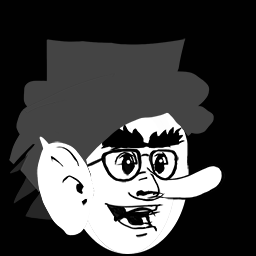
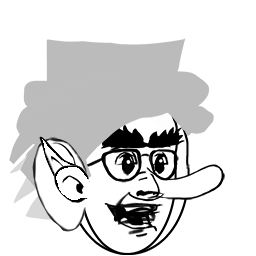
The second 256×256 image is a revision of the first. Changes to its layers:
painted on "ear 1" over [54, 165, 89, 203]
painted on "ear 2 elf" over [39, 136, 90, 203]
renamed "ear 1 dumbo" to "ear 3 dumbo", painted on it over [32, 137, 95, 236]
renamed "hair1" to "hair 1", painted on it over [46, 63, 199, 180]
painted on "hair 2" over [9, 70, 187, 223]
renamed "hair1 flat top" to "hair 3 flat top", painted on it over [46, 38, 186, 180]
renamed "hair1 curly" to "hair 4 curly", painted on it over [16, 50, 214, 184]
painted on "nose 1" over [128, 186, 138, 197]
renamed "Layer 1" to "mouth 4 angry", moved it above "base 1", painted on it over [0, 0, 256, 256]
painted on "base 1" over [71, 93, 178, 255]
painted on "base 2" over [57, 93, 190, 255]
